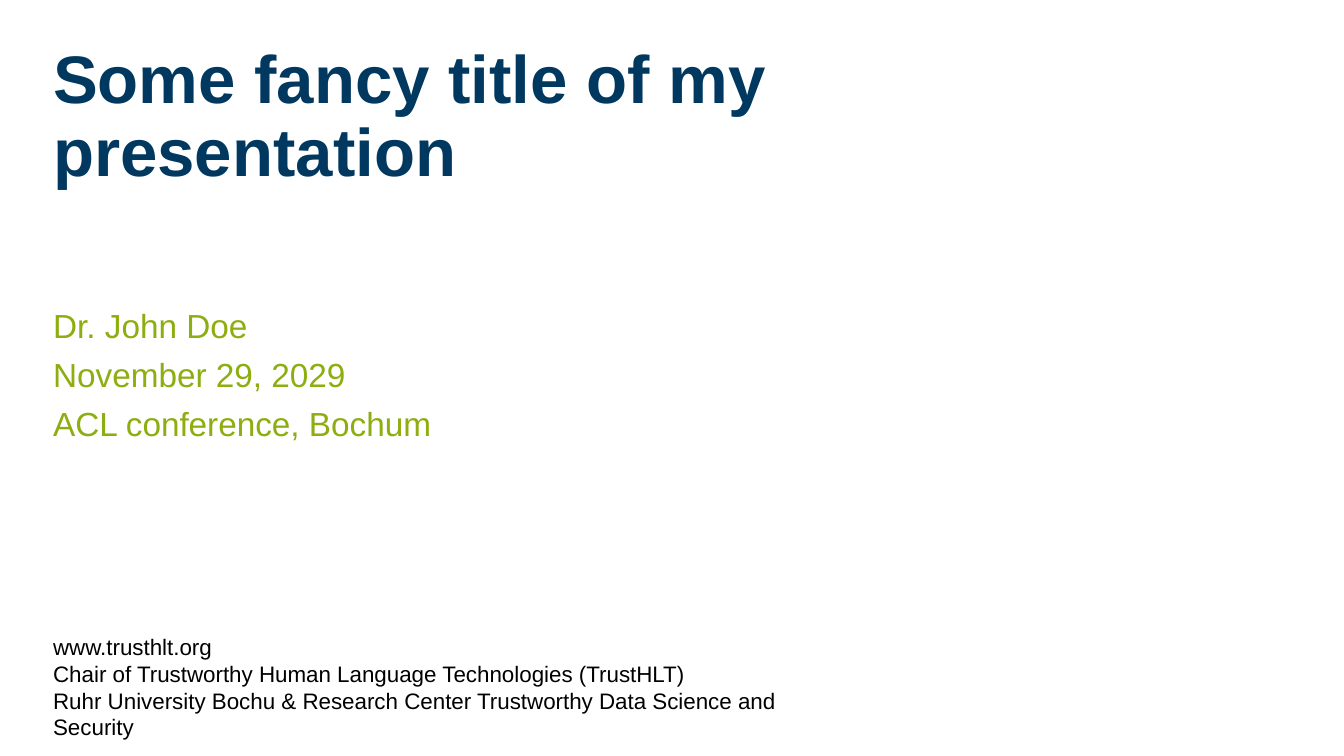
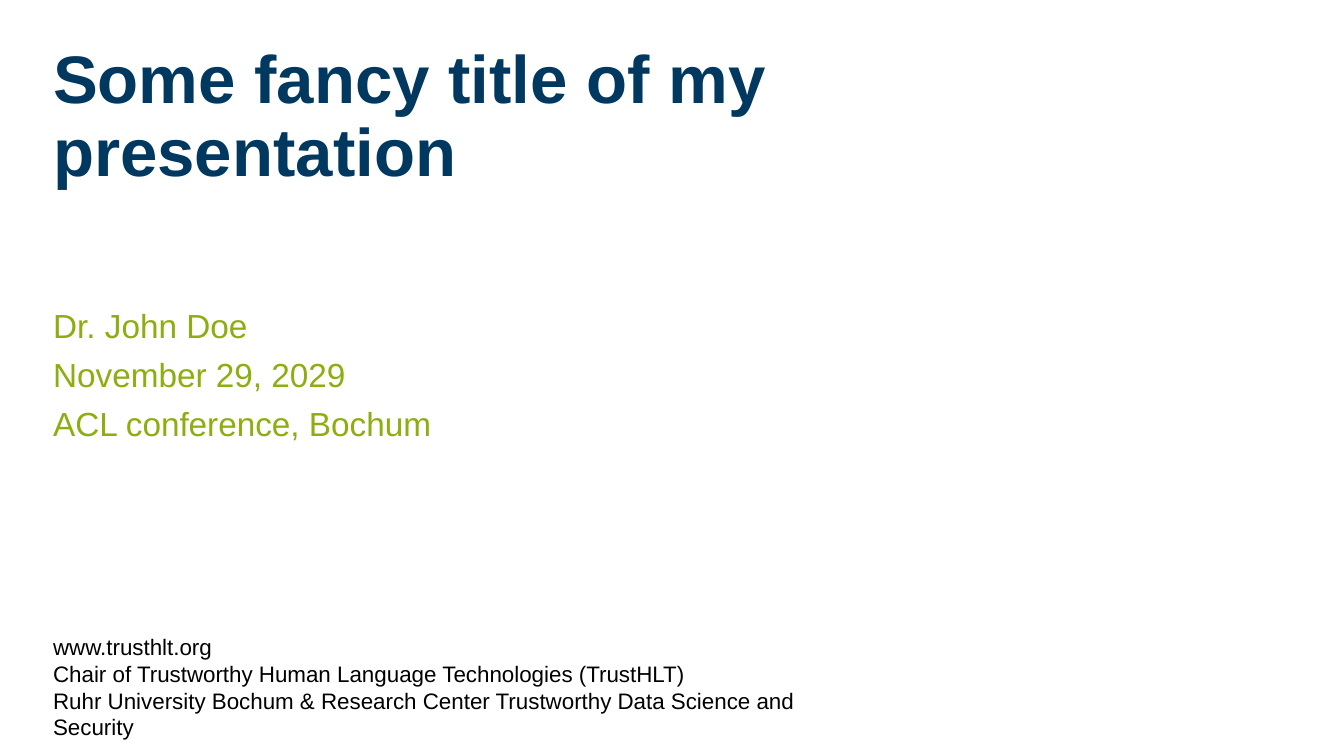
Before and after one commit to trusthlt/slides-templates, a slide deck: slide 1 of powerpoint-template/trusthlt-slides-example1.pptx. Drawn at 1344x756 pixels with LibreOffice and Linux fonts; fonts in the diff are those of the drawing; background and template pictures are left out. Boxes give left, top, right and bottom in pixels: in the first picture for what was removed or moved away, otherwise in the second. Text is boxed around its words. In the diff, an @@ line names an element or a change of style, - is before the commit and + after.

```diff
--- a/powerpoint-template/trusthlt-slides-example1.pptx
+++ b/powerpoint-template/trusthlt-slides-example1.pptx
@@ text at box(53, 692, 794, 714): text changed @@
-Ruhr University Bochu & Research Center Trustworthy Data Science and Security
+Ruhr University Bochum & Research Center Trustworthy Data Science and Security
```
Also in this commit, not shown: 2 other files.
